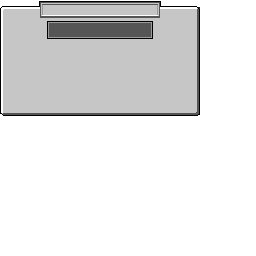
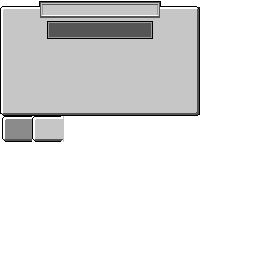
Comparing the layer stacks of the two (256, 256) images. Changes:
added layer "tabs_template-Kopie #1" above "bg" over [2, 116, 64, 142]
